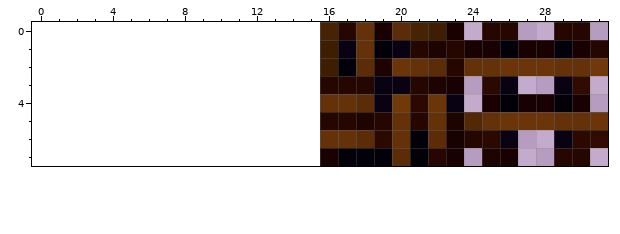
A pixel-art sprite gets an edit: Entities/Block/Platform/Platform.png. The picture above is the old version.
The file is 16x8 pixels. Colours within 5 levels of each other are drawn and written as one. The old version is drawn lined up with the new one, on the new canvas.
Once edited:
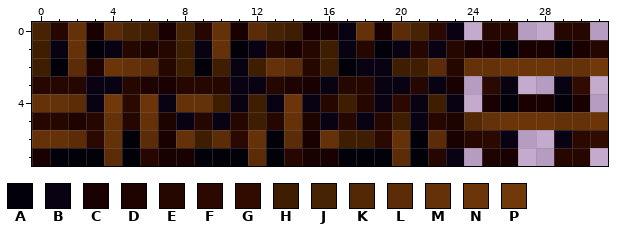
Palette (. is transparent): A #020009  B #090212  C #180100  D #1e0400  E #260700  F #2c0900  G #320b00  H #3e1d01  J #482303  K #522805  L #5b2c07  M #643108  N #6b3509  P #71390a
The exact change:
canvas 16x8 -> 32x8, the old top-left corner now at 16,0
@@ x 0..31 @@
-0 ................JEMCLJHC.EE..EE.
-1 ................HBMABEDECCACCACE
-2 ................HALDNMLEMMNNNMMP
-3 ................EEEBBEDC.FB..BG.
-4 ................MMLBPFNB.CACCAC.
-5 ................EEDEMEMDKMNNNMMN
-6 ................MMLFMALCEFB..BFG
-7 ................CAAALAEC.DC..EE.
+0 JEMCLJHCJEMCLJHCCBMCLJFB.EE..EE.
+1 HBMABEDEHBMABECEHBEABEBECCACCACE
+2 HALDNMLEHAHBHMLEHABBHHLEMMNNNMMP
+3 EEEBBEDCEEEBBEDCBEEBBEBC.FB..BG.
+4 MMLBPFNBMMHBHBNBEHEBFBHB.CACCAC.
+5 EEDEMEMDBEBEHEMDBEBEHBEDKMNNNMMN
+6 MMLFMALCMHLFMALCMHHFMALCEFB..BFG
+7 CAAALAECCAAALAECCAAALAEB.DC..EE.
